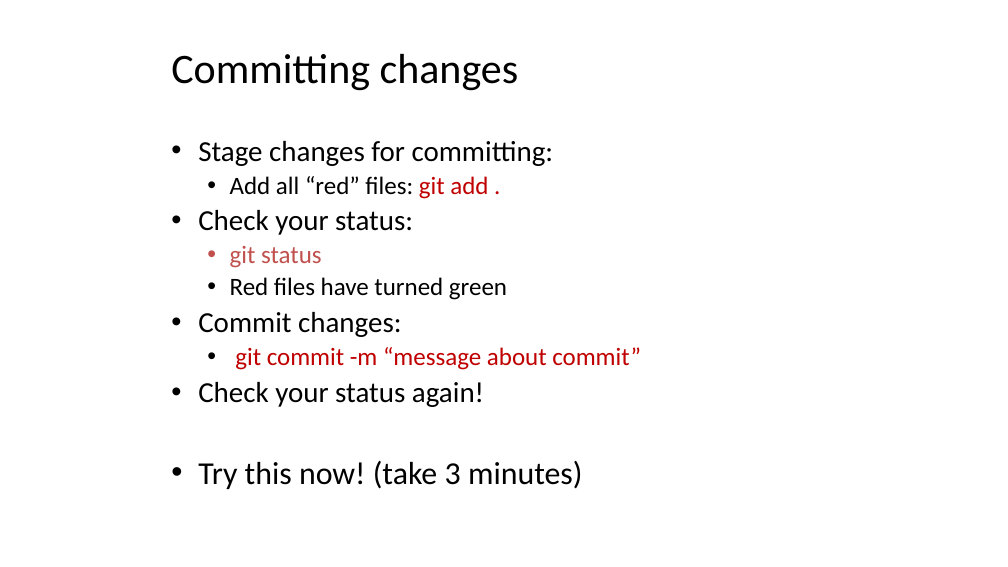
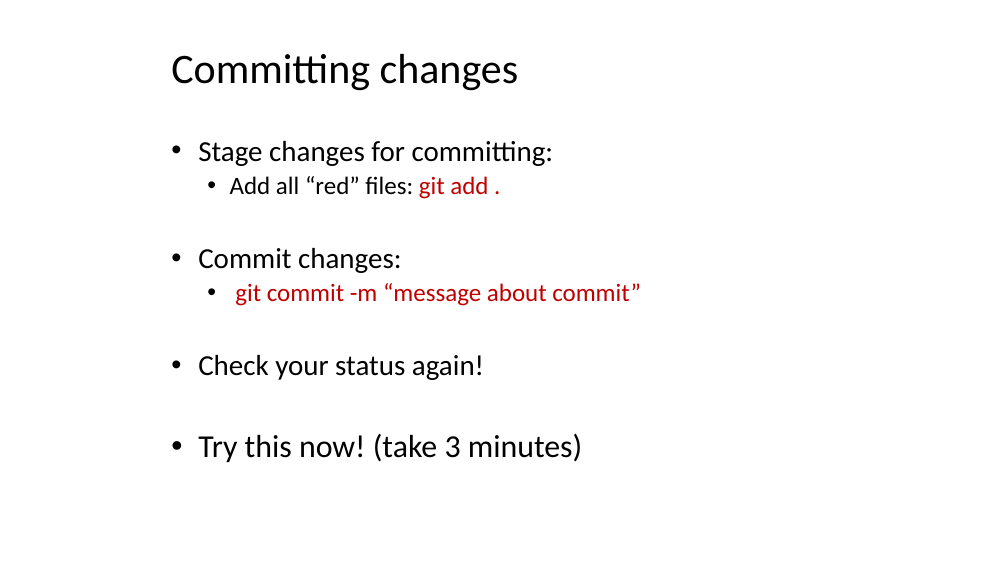
Before and after one commit to sinanuozdemir/sfdat22, a slide deck: slide 27 of slides/02_git.pptx. Drawn at 1008x567 pixels with LibreOffice and Linux fonts; fonts in the diff are those of the drawing. Boxes give left, top, right and bottom in pixels: in the first picture for what was removed or moved away, otherwise in the second. Text is boxed around its words. In the diff, an @@ line names an element or a change of style, - is before the commit and + after.

```diff
--- a/slides/02_git.pptx
+++ b/slides/02_git.pptx
@@ text at (198,210,507,300): paragraphs removed @@
-• Check your status:
-  • git status
-  • Red files have turned green
```
Also in this commit, not shown: 8 other slides changed, 1 slide added, 2 other files.
